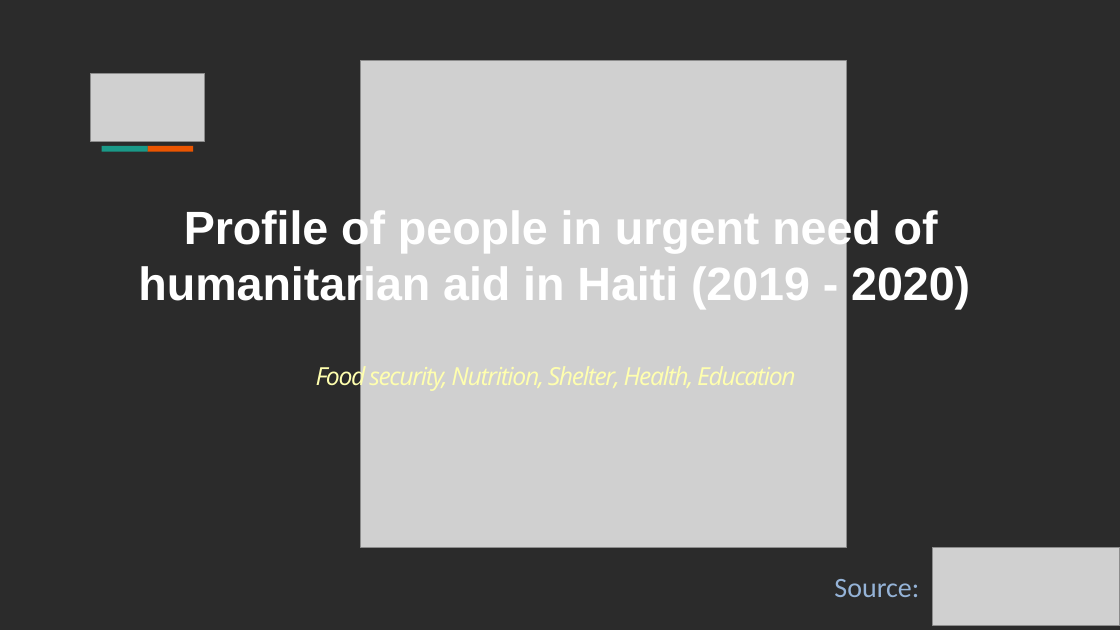
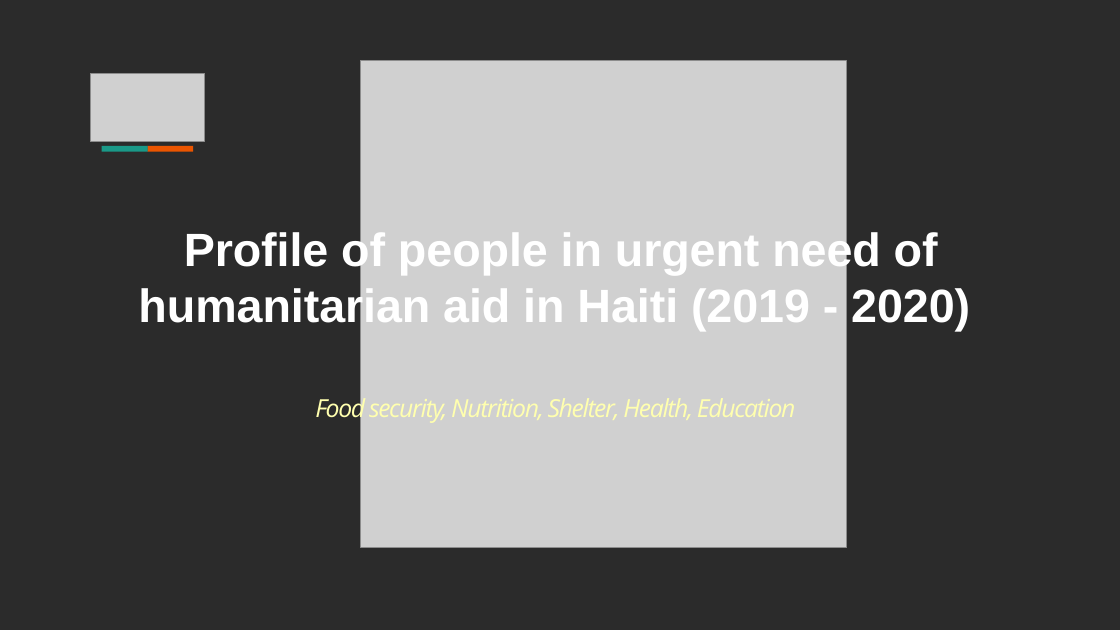
Before and after one commit to Thermoris1212/Ayiti-Analytics-Capstone-project, a slide deck: slide 1 of présentationCapstone.pptx. Drawn at 1120x630 pixels with LibreOffice and Linux fonts; fonts in the diff are those of the drawing; grey boxes stand for pictures; background and template pictures are left out; a plain dark background stands for a picture behind light text. Boxes give left, top, right and bottom in pixels: in the first picture for what was removed or moved away, otherwise in the second. Text is boxed around its words. In the diff, an @@ line names an element or a change of style, - is before the commit and + after.

```diff
--- a/présentationCapstone.pptx
+++ b/présentationCapstone.pptx
@@ text "Profile of people in urgent ...": place and size @@
-text "Profile of people in urgent ..." at box(138, 207, 970, 309)
+text "Profile of people in urgent ..." at box(138, 229, 970, 331)
@@ text "Food security, Nutrition, Shelter, Health, ...": place and size @@
-text "Food security, Nutrition, Shelter, Health, ..." at box(316, 362, 796, 392)
+text "Food security, Nutrition, Shelter, Health, ..." at box(315, 394, 796, 424)
@@ picture removed at box(933, 548, 1120, 626) @@
@@ text removed at box(834, 579, 919, 597) @@
-Source:
```
Also in this commit, not shown: 9 other slides changed, 8 slides added, 2 slides removed, 2 other files.
